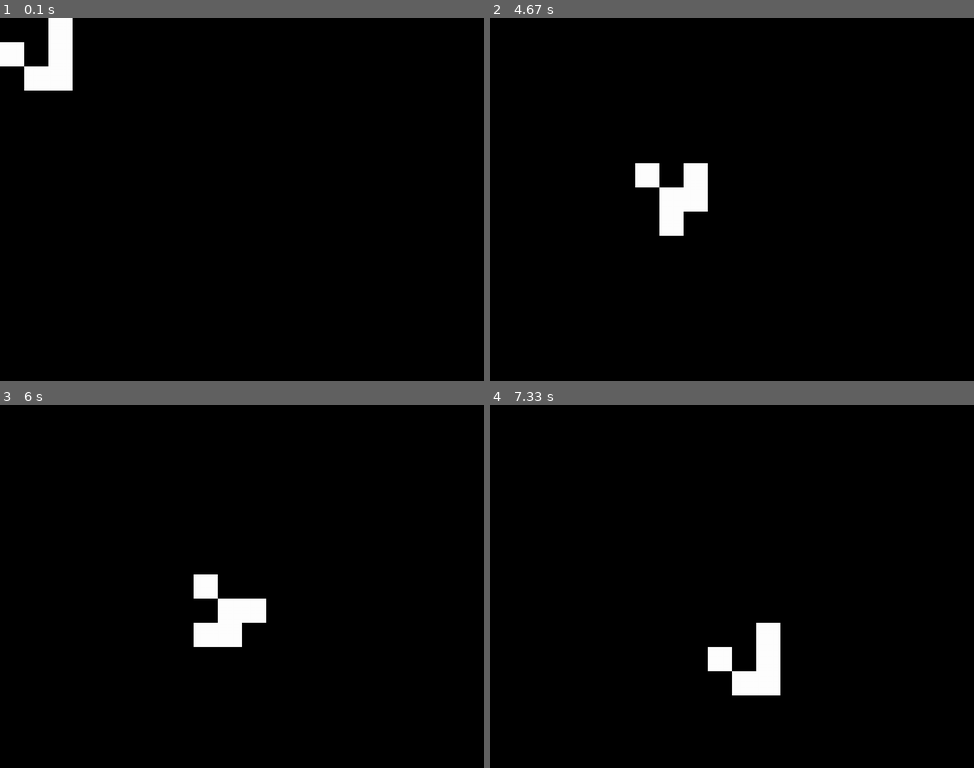
Above: before the commit, frames 1-4 (two rows, left to right).
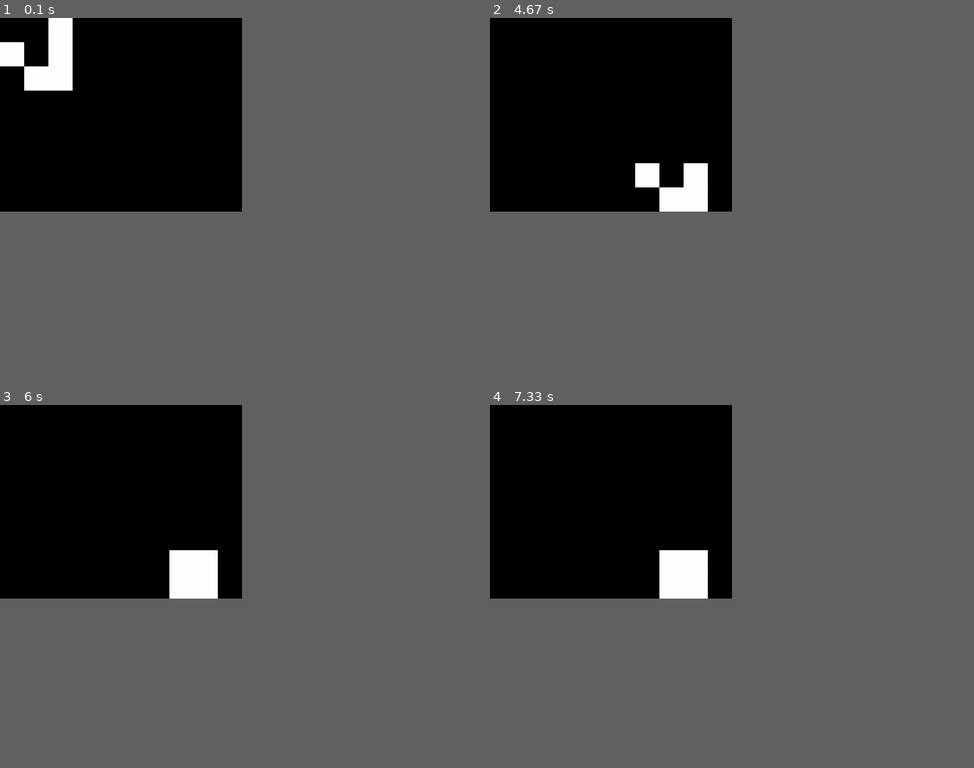
Above: after the commit, the same moments.

Repository: MyNameIsTrez/Game-of-Python
Game: pygame game, started from ver1/main.py
The game is run twice, just before and just after one commit, with the same random seed, the same clock (stepped at 60 frames per second) and the same inputs.
Inputs:
- Up to frame 1 (0.1 s): no input
- Up to frame 2 (4.67 s): no input
- Up to frame 3 (6 s): no input
- Up to frame 4 (7.33 s): no input
The window is 900x675 before the commit and 450x360 after it. Grey fills any space a smaller window leaves; there, only what the larger window draws over its background counts as a difference.

The runs differ from the first frame. In frame 1, only the window size differs. In frame 2, 0.3% of the frame differs, in the area x 35-40%, y 53-60%; in frame 3, 2.3%; in frame 4, 3.0%, in the area x 35-60%, y 40-80%.

Commit message:
Made v2 of the Game of Python program.

Diff:
--- a/grid.py
+++ b/ver1/grid.py
@@ -8,11 +8,12 @@
 class Grid:
     def __init__(self, cols, rows, cell_size, screen):
         self.size = (cols, rows)
-        self.create_cells(cell_size, screen)
         self.cell_size = cell_size
 
+        self.create_cells(cell_size, screen)
+
     def create_cells(self, cell_size, screen):
-        # create a matrix to hold the cells in an x, y format
+        # create a 2D-array to hold the cells in an x, y format
         self.cells = [
             [Cell(col, row, cell_size, screen) for row in range(self.size[1])] for col in range(self.size[0])
         ]
--- a/main.py
+++ b/ver1/main.py
@@ -1,15 +1,16 @@
 import pygame.freetype
+import pygame
 import sys
+import time
+
 from grid import Grid
-import pygame
-import time
 
 
 def setup():
     pygame.init()
 
-    cols = 20
-    rows = 15
+    cols = 10
+    rows = 8
     cell_size = 64  # the width and height of the cells' img
 
     size = (cols * cell_size, rows * cell_size)
@@ -17,7 +18,7 @@
     font = pygame.freetype.SysFont("comicsansms", 17)
     grid = Grid(cols, rows, cell_size, screen)  # create the grid
 
-    return size, screen, font, grid
+    return screen, font, grid
 
 
 def main():
@@ -26,7 +27,7 @@
             if (event.type == pygame.QUIT):
                 sys.exit()
 
-        screen.fill((0, 0, 0))  # fill the screen black
+        screen.fill((0, 0, 0))  # make the screen black
 
         grid.calc_cells_neighbors()
         grid.draw_cells(screen, font)
@@ -36,5 +37,5 @@
         time.sleep(0.2)
 
 
-size, screen, font, grid = setup()
+screen, font, grid = setup()
 main()
--- /dev/null
+++ b/ver2/grid.py
@@ -0,0 +1,156 @@
+import pygame
+
+
+# def tuple_mult(tup, val):
+    # return tuple(x*val for x in tup)
+
+class Grid:
+    def __init__(self, cols, rows, cell_size, font, screen):
+        self.size = (cols, rows)
+        self.cell_size = cell_size
+        self.font = font
+        self.screen = screen
+
+    def create_cells(self, cell_size):
+        # create a 2D-array filled with Falses, to hold the cells in an x, y format
+        self.cells = [
+            [False for row in range(self.size[1])] for col in range(self.size[0])
+        ]
+
+        self.cells[0][1] = True
+        self.cells[1][2] = True
+        self.cells[2][2] = True
+        self.cells[2][1] = True
+        self.cells[2][0] = True
+
+    def create_update_list(self):
+        # create a 2D-array filled with Falses, to hold the cells in an x, y format
+        self.update_list = [
+            [False for row in range(self.size[1])] for col in range(self.size[0])
+        ]
+
+        for col in range(len(self.cells)):
+            for row in range(len(self.cells[col])):
+                if (self.cells[col][row]):
+                    # set itself to True in update_list
+                    self.update_list[col][row] = True
+                    # add its neighbors to update_list
+                    self.add_neighbor_to_update_list(col, row)
+
+    def add_neighbor_to_update_list(self, col, row):
+        top_edge = row == 0
+        bottom_edge = row == self.size[1] - 1
+        left_edge = col == 0
+        right_edge = col == self.size[0] - 1
+
+        # top-left
+        if (not top_edge and not left_edge):
+            self.update_list[col-1][row-1] = True
+        # top
+        if (not top_edge):
+            self.update_list[col][row-1] = True
+        # top-right
+        if (not top_edge and not right_edge):
+            self.update_list[col+1][row-1] = True
+        # left
+        if (not left_edge):
+            self.update_list[col-1][row] = True
+        # right
+        if (not right_edge):
+            self.update_list[col+1][row] = True
+        # bottom-left
+        if (not bottom_edge and not left_edge):
+            self.update_list[col-1][row+1] = True
+        # bottom
+        if (not bottom_edge):
+            self.update_list[col][row+1] = True
+        # bottom-right
+        if (not bottom_edge and not right_edge):
+            self.update_list[col+1][row+1] = True
+
+    def update_from_update_list(self, ):
+        for col in range(len(self.update_list)):
+            for row in range(len(self.update_list[col])):
+                if (self.update_list[col][row]):
+                    neighbors = self.get_neighbor_count(col, row)
+                    self.update_cell_state(col, row, neighbors)
+
+    def get_neighbor_count(self, col, row):
+        top_edge = row == 0
+        bottom_edge = row == self.size[1] - 1
+        left_edge = col == 0
+        right_edge = col == self.size[0] - 1
+
+        neighbors = 0
+
+        # top-left
+        if (not top_edge and not left_edge):
+            neighbors += self.cells[col-1][row-1]
+        # top
+        if (not top_edge):
+            neighbors += self.cells[col][row-1]
+        # top-right
+        if (not top_edge and not right_edge):
+            neighbors += self.cells[col+1][row-1]
+        # left
+        if (not left_edge):
+            neighbors += self.cells[col-1][row]
+        # right
+        if (not right_edge):
+            neighbors += self.cells[col+1][row]
+        # bottom-left
+        if (not bottom_edge and not left_edge):
+            neighbors += self.cells[col-1][row+1]
+        # bottom
+        if (not bottom_edge):
+            neighbors += self.cells[col][row+1]
+        # bottom-right
+        if (not bottom_edge and not right_edge):
+            neighbors += self.cells[col+1][row+1]
+
+        return neighbors
+
+    def draw_neighbor_count(self):
+        for col in range(len(self.update_list)):
+            for row in range(len(self.update_list[col])):
+                if (self.update_list[col][row]):
+                    neighbors = self.get_neighbor_count(col, row)
+                    pos = (col * self.cell_size + 0.5 * self.cell_size, row * self.cell_size + 0.5 * self.cell_size)
+                    self.font.render_to(self.screen, pos, str(neighbors), (255, 50, 50))
+
+    def update_cell_state(self, col, row, neighbors):
+        # switcher = {
+        #     2: self.cells[col][row],
+        #     3: True,
+        # }
+        # self.cells[col][row] = switcher.get(neighbors, False)
+        if (neighbors == 3):
+            self.cells[col][row] = True
+        elif (neighbors != 2):
+            self.cells[col][row] = False
+
+    def draw_cell_updates(self):
+        # we have to use range(len()) to get the index
+        for col in range(len(self.update_list)):
+            for row in range(len(self.update_list[col])):
+                if (self.update_list[col][row]):
+                    pygame.draw.rect(
+                        self.screen, (255, 255, 255), # white
+                        (col * self.cell_size,  # x
+                        row * self.cell_size,  # y
+                        self.cell_size, self.cell_size),  # width, height
+                        0  # thickness, 0 means fill it instead
+                    )
+
+    def draw_cells(self):
+        # we have to use range(len()) to get the index
+        for col in range(len(self.cells)):
+            for row in range(len(self.cells[col])):
+                if (self.cells[col][row]):
+                    pygame.draw.rect(
+                        self.screen, (255, 255, 255), # white
+                        (col * self.cell_size,  # x
+                        row * self.cell_size,  # y
+                        self.cell_size, self.cell_size),  # width, height
+                        0  # thickness, 0 means fill it instead
+                    )
--- /dev/null
+++ b/ver2/main.py
@@ -0,0 +1,56 @@
+import pygame.freetype
+import pygame
+import sys
+import time
+
+from grid import Grid
+
+
+def setup():
+    pygame.init()
+
+    cols = 10
+    rows = 8
+    cell_size = 64  # the width and height of the cells' img
+
+    size = (cols * cell_size, rows * cell_size)
+    screen = pygame.display.set_mode(size)
+    font = pygame.freetype.SysFont("comicsansms", 17)
+    grid = Grid(cols, rows, cell_size, font, screen)  # create the grid
+    grid.create_cells(cell_size)
+
+    return screen, grid
+
+
+def main():
+    screen, grid = setup()
+
+    grid.create_update_list()
+
+#     grid.draw_cell_updates()
+    grid.draw_cells()
+    grid.draw_neighbor_count()
+
+    pygame.display.flip()
+    time.sleep(3)
+
+    while (True):
+        for event in pygame.event.get():
+            if (event.type == pygame.QUIT):
+                sys.exit()
+
+        screen.fill((0, 0, 0))  # make the screen black
+
+        grid.create_update_list()
+
+        grid.update_from_update_list()
+        # grid.draw_cell_updates()
+        grid.draw_cells()
+        grid.draw_neighbor_count()
+
+
+        pygame.display.flip()  # display this frame
+        time.sleep(3)
+
+
+main()
Renamed: cell.py -> ver1/cell.py
